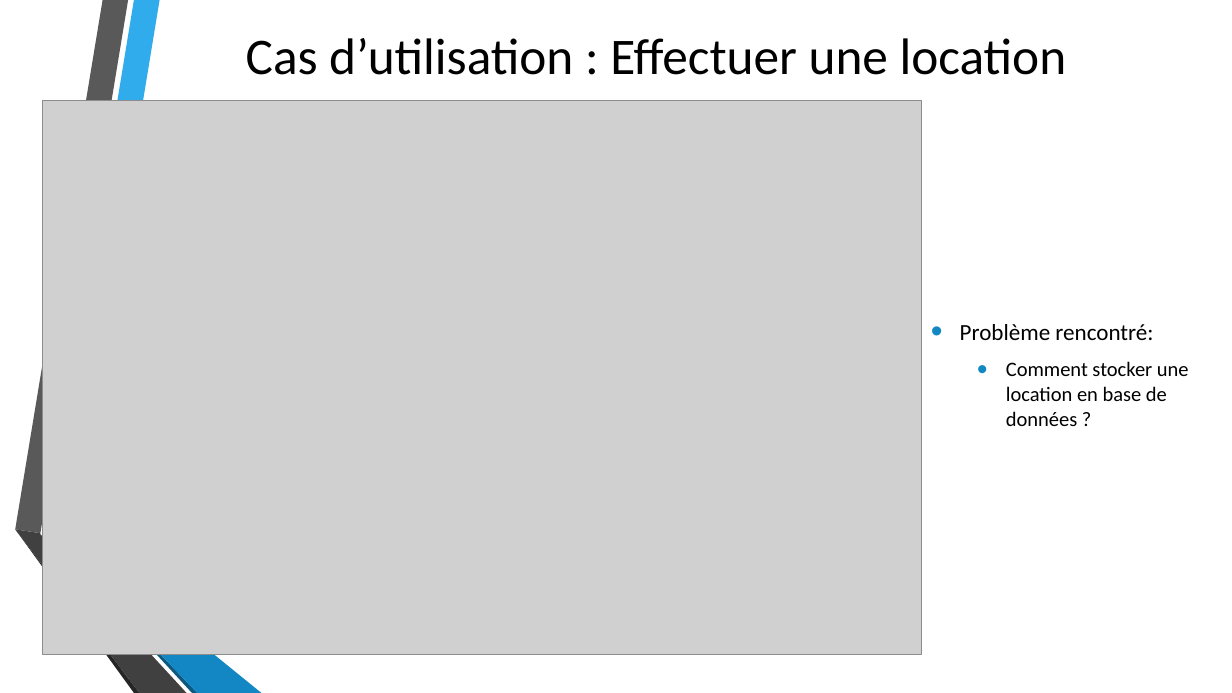
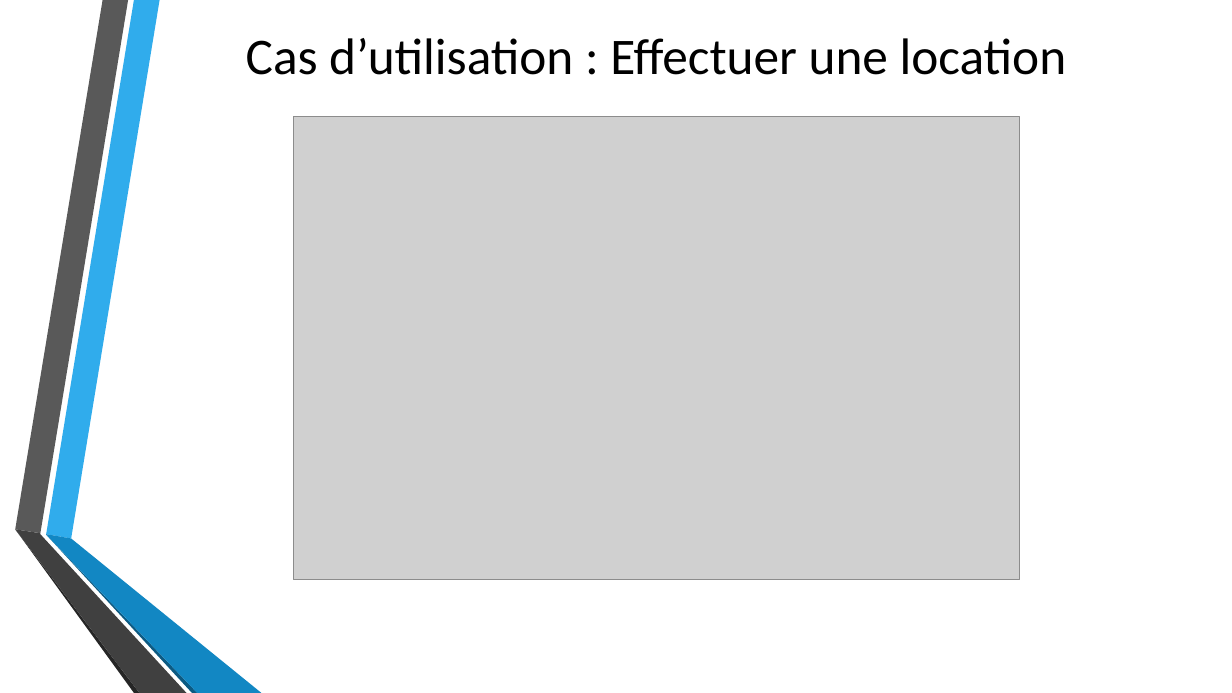
Before and after one commit to LudoCarlu/Videoclub, a slide deck: slide 3 of PresentationVideoclub.pptx (slide 2 before the commit). Drawn at 1232x693 pixels with LibreOffice and Linux fonts; fonts in the diff are those of the drawing; grey boxes stand for pictures; background and template pictures are left out. Boxes give left, top, right and bottom in pixels: in the first picture for what was removed or moved away, otherwise in the second. Text is boxed around its words. In the diff, an @@ line names an element or a change of style, - is before the commit and + after.

Commit message:
Presentation

```diff
--- a/PresentationVideoclub.pptx
+++ b/PresentationVideoclub.pptx
@@ picture: place and size @@
-picture at bbox=[43, 101, 921, 655]
+picture at bbox=[293, 116, 1019, 580]
@@ text removed at bbox=[960, 324, 1189, 426] @@
-• Problème rencontré:
-  • Comment stocker une location en base de données ?
```
Also in this commit, not shown: 1 slide added, 2 other files.
